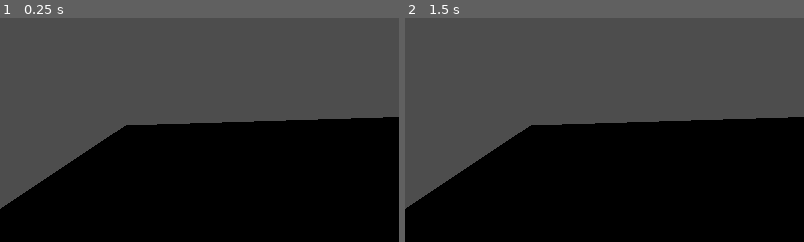
Above: before the commit, frames 1-2 (left to right).
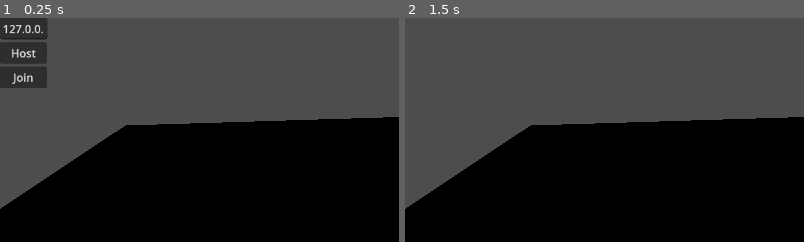
Above: after the commit, the same moments.

Repository: LBasil/baseX
Game: Godot game, scene res://node_3d.tscn
Two runs of this game, one before a commit and one after it. Both use one fixed random seed, a clock stepped at 60 frames per second and the inputs below.
Inputs (mouse positions are % of the whole screen's width and height, from its top left):
- Up to frame 1 (0.25 s): no input
- Up to frame 2 (1.5 s): click (3, 8) at 0.5 s, where only the run after the commit has a clickable "Host"; tap Enter at 1.25 s; hold Right (right) from 1.28 s (still down)
The pictures show only the part of the screen within x 0-50%, y 0-50%; the shares and areas given below are measured in that part.

The runs differ from the first frame. In frame 1, 3.2% of the frame differs, in the area x 0-13%, y 0-32%; in frame 2, nothing differs.

Commit message:
next step

Diff:
--- a/network_manager.gd
+++ b/network_manager.gd
@@ -5,7 +5,7 @@
 var players = {}
 
 func _ready():
-	start_server()
+	pass
 
 func start_server():
 	var peer = ENetMultiplayerPeer.new()
--- /dev/null
+++ b/network_ui.gd
@@ -0,0 +1,18 @@
+extends Control
+
+@onready var ip_input = $VBoxContainer/IpInput
+@onready var host_button = $VBoxContainer/HostButton
+@onready var join_button = $VBoxContainer/JoinButton
+@onready var network_manager = $"../NetworkManager"
+
+func _ready():
+	host_button.pressed.connect(_on_host_pressed)
+	join_button.pressed.connect(_on_join_pressed)
+
+func _on_host_pressed():
+	network_manager.start_server()
+	visible = false
+
+func _on_join_pressed():
+	network_manager.start_client(ip_input.text)
+	visible = false
--- a/node_3d.tscn
+++ b/node_3d.tscn
@@ -1,7 +1,8 @@
-[gd_scene load_steps=9 format=3 uid="uid://bo6qo3g466oxp"]
+[gd_scene load_steps=10 format=3 uid="uid://bo6qo3g466oxp"]
 
 [ext_resource type="Script" uid="uid://daiawu8vioqft" path="res://game_camera.gd" id="1_noarx"]
 [ext_resource type="Script" uid="uid://cc6idlhutewhj" path="res://network_manager.gd" id="2_noarx"]
+[ext_resource type="Script" uid="uid://bgqtkjdo65s04" path="res://network_ui.gd" id="3_a0tk4"]
 
 [sub_resource type="BoxShape3D" id="BoxShape3D_a202f"]
 size = Vector3(20, 0.1, 20)
@@ -52,3 +53,27 @@
 
 [node name="NetworkManager" type="Node" parent="."]
 script = ExtResource("2_noarx")
+
+[node name="NetworkUI" type="Control" parent="."]
+layout_mode = 3
+anchors_preset = 0
+offset_right = 40.0
+offset_bottom = 40.0
+script = ExtResource("3_a0tk4")
+
+[node name="VBoxContainer" type="VBoxContainer" parent="NetworkUI"]
+layout_mode = 0
+offset_right = 40.0
+offset_bottom = 40.0
+
+[node name="IpInput" type="LineEdit" parent="NetworkUI/VBoxContainer"]
+layout_mode = 2
+text = "127.0.0.1"
+
+[node name="HostButton" type="Button" parent="NetworkUI/VBoxContainer"]
+layout_mode = 2
+text = "Host"
+
+[node name="JoinButton" type="Button" parent="NetworkUI/VBoxContainer"]
+layout_mode = 2
+text = "Join"
Not shown, added: network_ui.gd.uid
